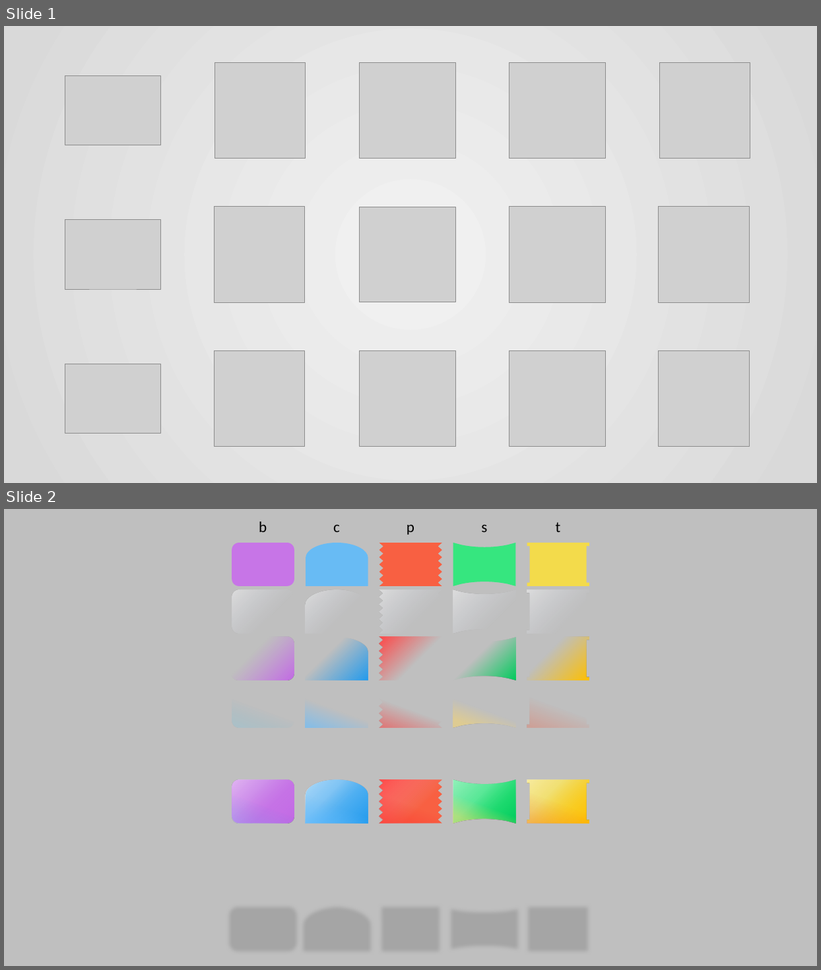
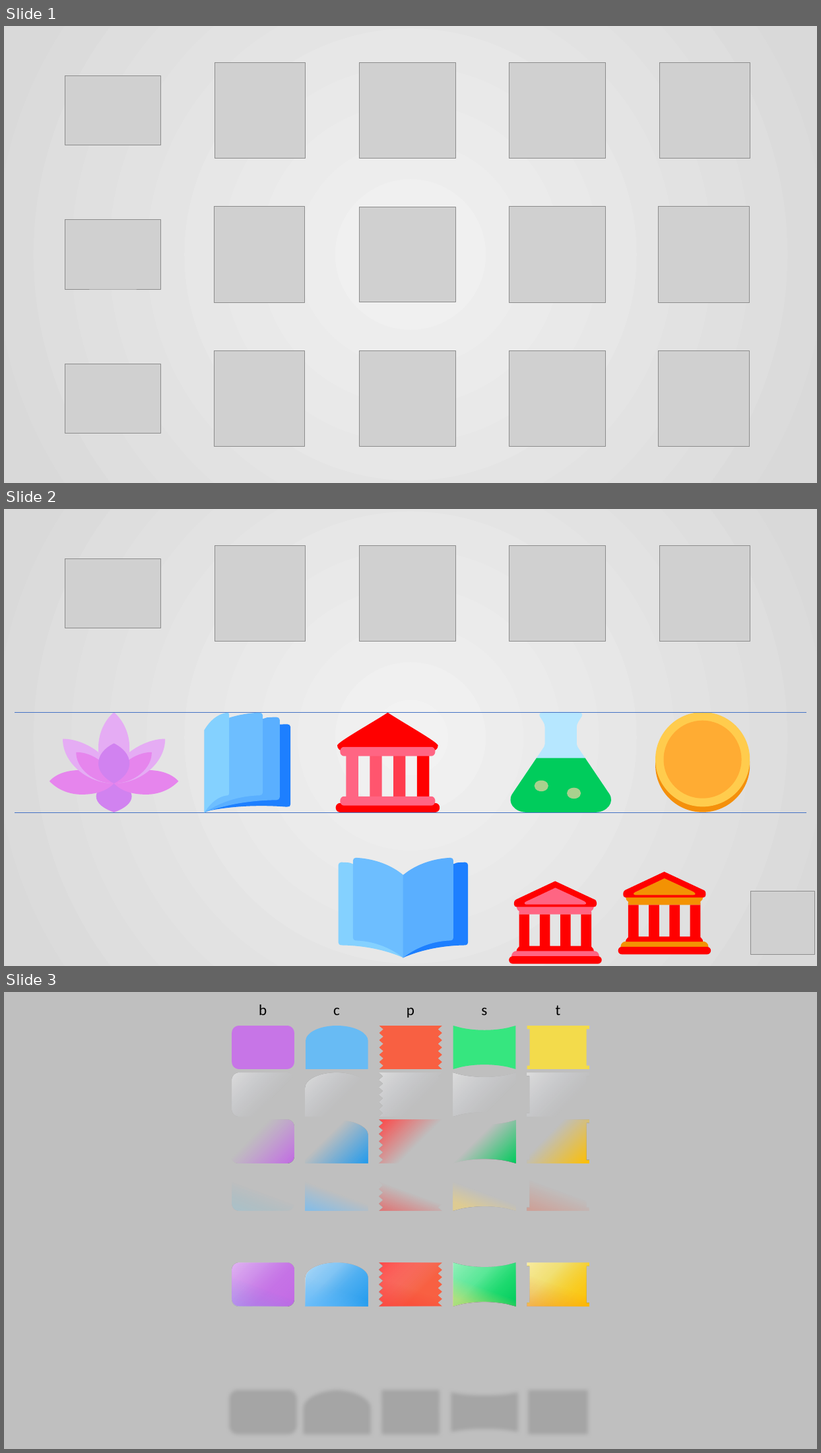
Before and after one commit to histopen/assets, a slide deck: Icons_UI/Icons_UI.pptx. Shown one above the other, each under a label of ours: slides 1 and 2 before the commit, slides 1, 2 and 3 after it. The pictures are 821x970 and 821x1453 pixels, drawn with LibreOffice and Linux fonts; fonts in the diff are those of the drawing; grey boxes stand for pictures. Boxes give left, top, right and bottom in pixels: in the first picture for what was removed or moved away, otherwise in the second. Text is boxed around its words. In the diff, an @@ line names an element or a change of style, - is before the commit and + after.

```diff
--- a/Icons_UI/Icons_UI.pptx
+++ b/Icons_UI/Icons_UI.pptx
@@ slide 2 added at <box>4,509,817,966</box>, background gradient #F2F2F2 to #D9D9D9 @@
@@ picture added at <box>215,545,306,642</box> @@
@@ picture added at <box>360,545,455,642</box> @@
@@ picture added at <box>510,545,605,642</box> @@
@@ picture added at <box>660,545,750,642</box> @@
@@ picture added at <box>65,559,161,628</box> @@
@@ line added from (15, 713) to (807, 713), #4472C4 0.5 pt @@
@@ group added at <box>205,713,290,813</box>: 4 freeform shapes @@
@@ freeform shape added at <box>656,718,750,813</box>, fill #F4900C @@
@@ freeform shape added at <box>656,712,750,807</box>, fill #FFCC4D @@
@@ freeform shape added at <box>664,721,742,799</box>, fill #FFAC33 @@
@@ group added at <box>50,713,179,812</box>: 8 freeform shapes @@
@@ group added at <box>336,713,440,813</box>: 4 rectangles, 4 freeform shapes @@
@@ group added at <box>511,712,612,813</box>: 2 freeform shapes, 2 ellipses @@
@@ line added from (15, 813) to (807, 813), #4472C4 0.5 pt @@
@@ group added at <box>338,858,468,958</box>: 4 freeform shapes @@
@@ freeform shape added at <box>509,882,602,964</box>, fill #FF0000 @@
@@ freeform shape added at <box>618,872,711,955</box>, fill #FF0000 @@
@@ freeform shape added at <box>620,879,708,953</box>, fill #F39203 @@
@@ freeform shape added at <box>512,888,599,962</box>, fill #FF6583 @@
@@ picture added at <box>751,891,814,955</box> @@
@@ what was slide 2 is now slide 3 @@
```
Also in this commit, not shown: 1 slide changed, 13 other files.
